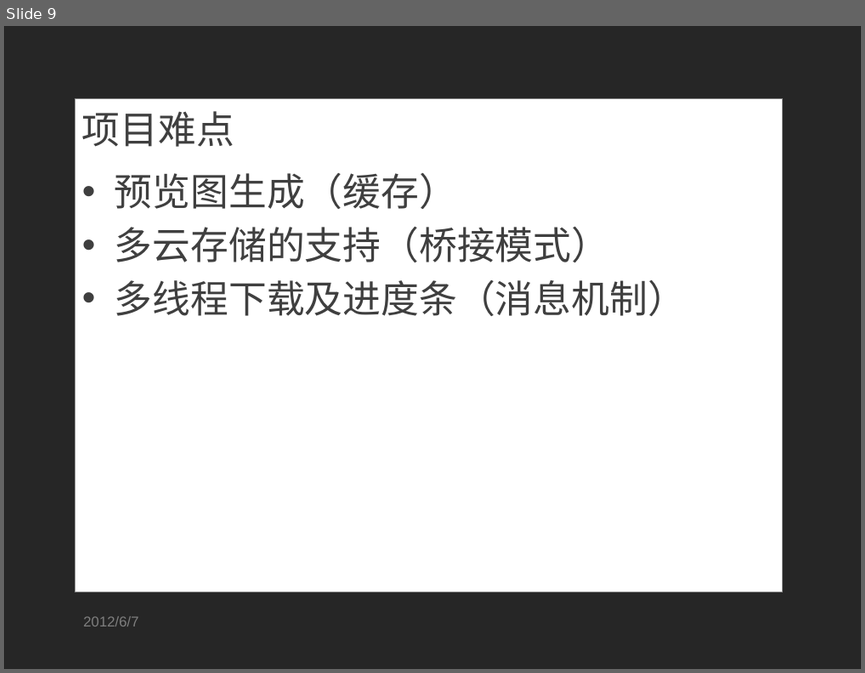
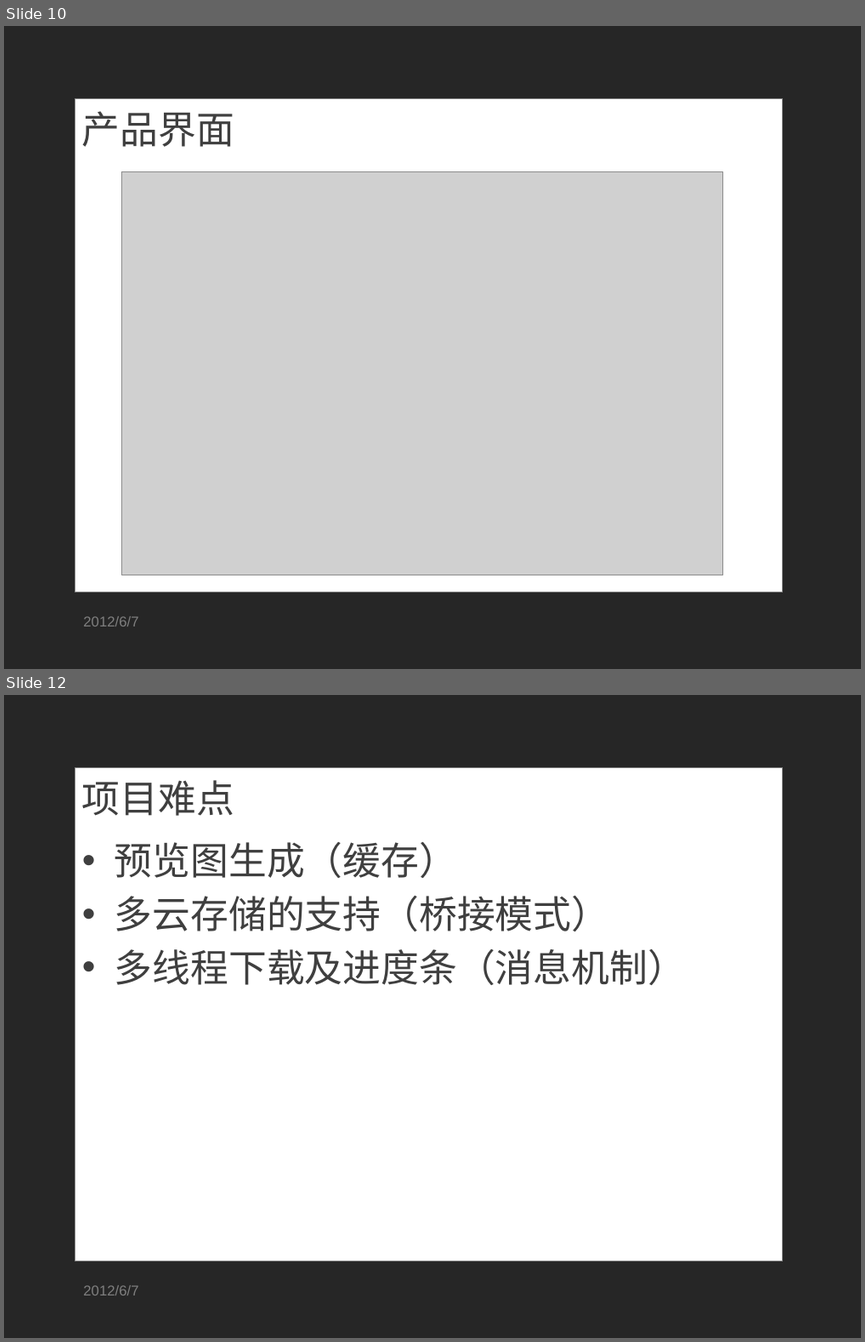
Before and after one commit to SoSkyrim/ricky-tan, a slide deck: work/毕业设计_答辩.pptx. Shown one above the other, each under a label of ours: slide 9 before the commit, slides 10 and 12 after it; the slides between them are not shown. The pictures are 865x673 and 865x1342 pixels, drawn with LibreOffice and Linux fonts; fonts in the diff are those of the drawing; grey boxes stand for pictures; background and template pictures are left out. Boxes give left, top, right and bottom in pixels: in the first picture for what was removed or moved away, otherwise in the second. Text is boxed around its words. In the diff, an @@ line names an element or a change of style, - is before the commit and + after.

```diff
--- a/work/毕业设计_答辩.pptx
+++ b/work/毕业设计_答辩.pptx
@@ slide 10 added at (4,26,861,669), background picture (left out); not listed: 1 template element that a slide beside it also shows @@
@@ title added at (82,111,234,147), 32 pt, text #3F3F3F @@
+产品界面
@@ picture added at (122,171,723,574) @@
@@ text added at (83,616,138,626), 12 pt, text #7F7F7F @@
+2012/6/7
@@ what was slide 9 is now slide 12 @@
```
Also in this commit, not shown: 8 slides changed, 2 other slides added, 4 other files.
